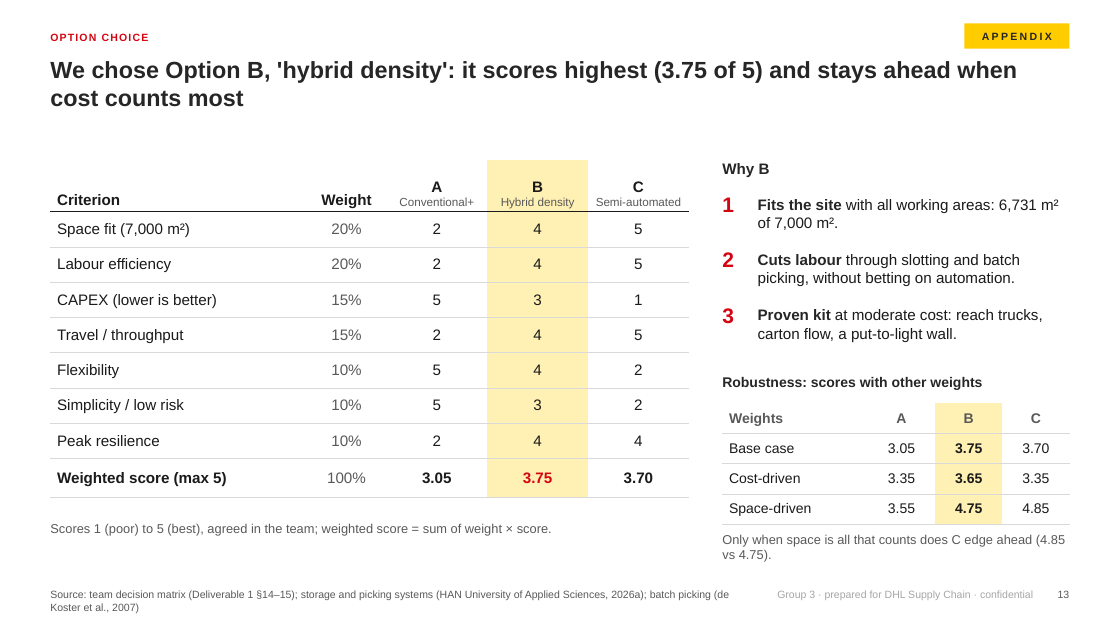
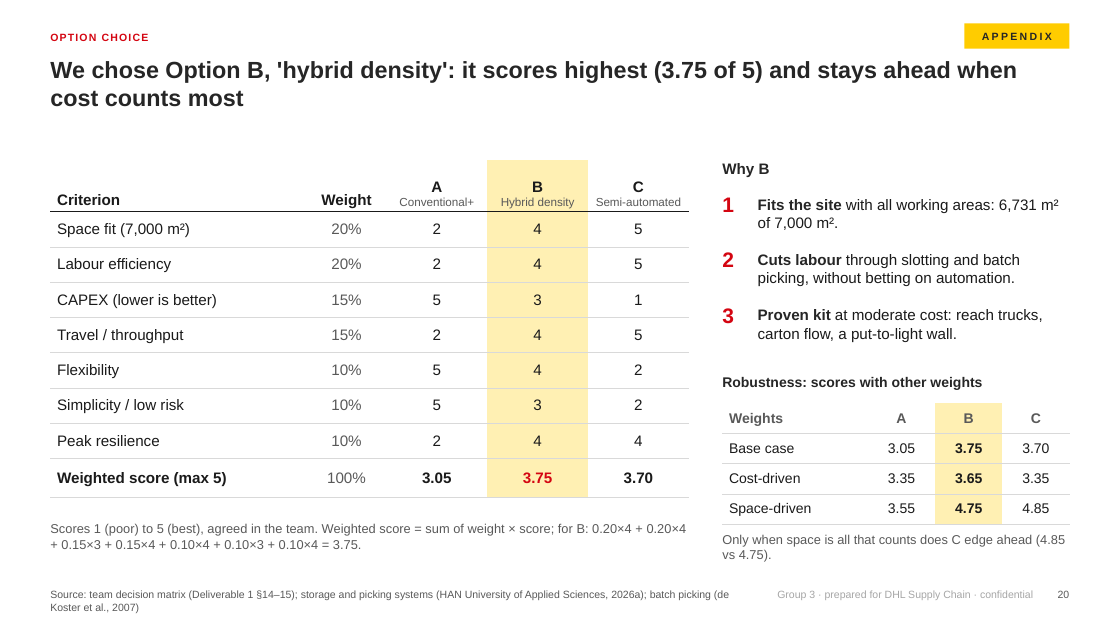
Before and after one commit to glebpankov2005-coder/Operations-Management-, a slide deck: slide 20 of deliverables/Presentation_Group3_Project_OTM.pptx (slide 13 before the commit). Drawn at 1120x630 pixels with LibreOffice and Linux fonts; fonts in the diff are those of the drawing. Boxes give left, top, right and bottom in pixels: in the first picture for what was removed or moved away, otherwise in the second. Text is boxed around its words. In the diff, an @@ line names an element or a change of style, - is before the commit and + after.

```diff
--- a/deliverables/Presentation_Group3_Project_OTM.pptx
+++ b/deliverables/Presentation_Group3_Project_OTM.pptx
@@ text at <box>50,523,687,549</box>: text changed @@
-Scores 1 (poor) to 5 (best), agreed in the team; weighted score = sum of weight × score.
+Scores 1 (poor) to 5 (best), agreed in the team. Weighted score = sum of weight × score; for B: 0.20×4 + 0.20×4 + 0.15×3 + 0.15×4 + 0.10×4 + 0.10×3 + 0.10×4 = 3.75.
@@ page number at <box>1058,590,1070,598</box>: text changed @@
-13
+20
```
Also in this commit, not shown: 12 other slides changed, 7 slides added, 4 other files.
